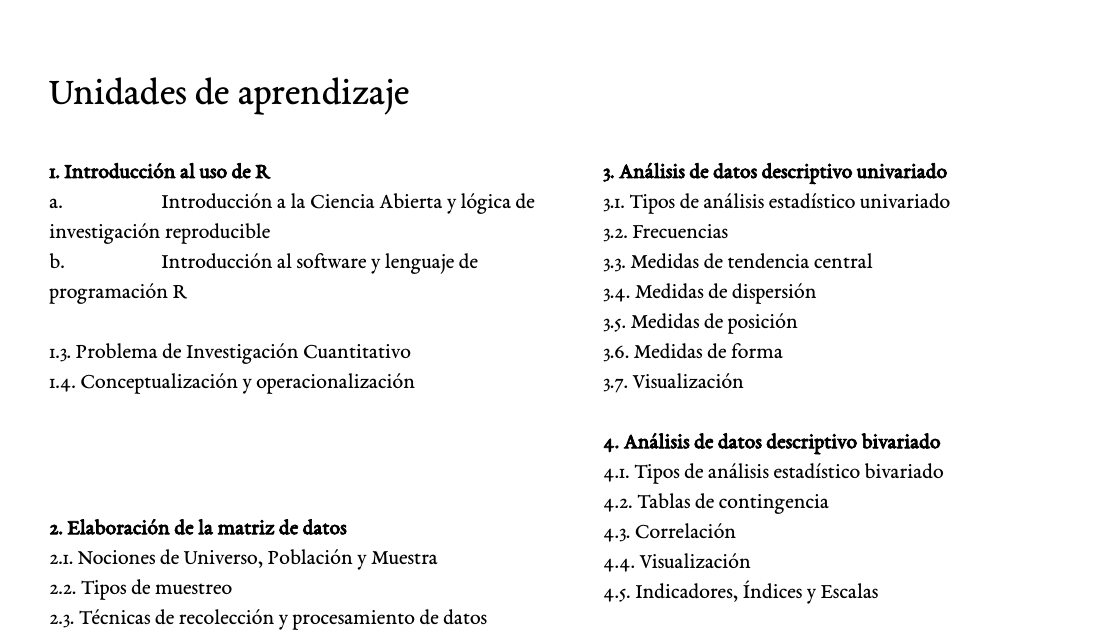
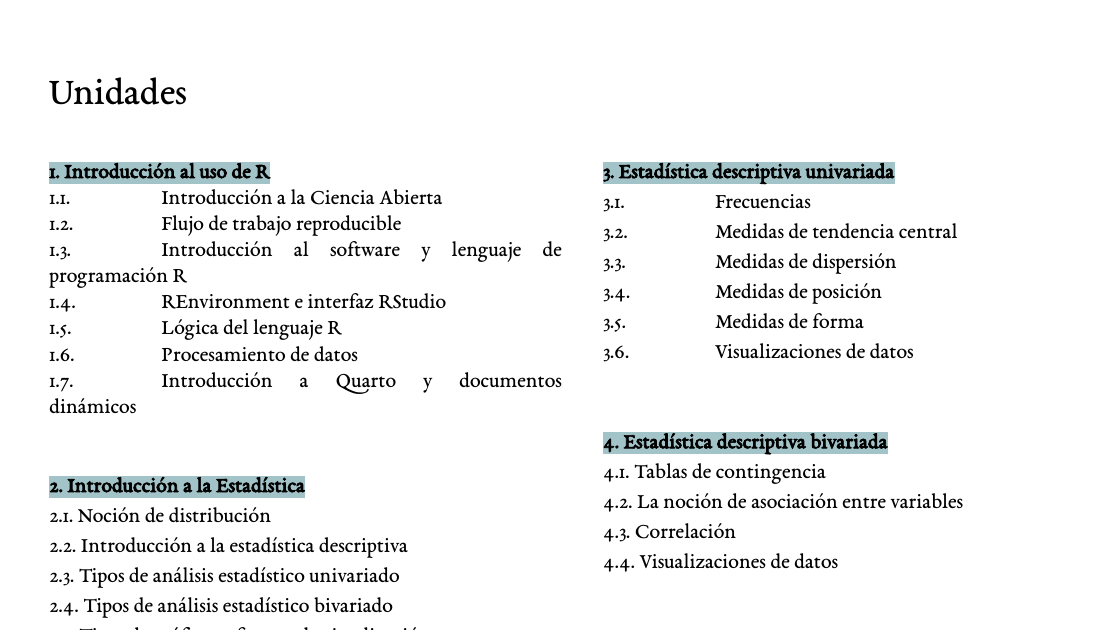
Before and after one commit to KAravena/udp-magister-visualizacion-datos-r, a slide deck: slide 6 of clases/clase_00/clase_00.pptx. Drawn at 1120x630 pixels with LibreOffice and Linux fonts; fonts in the diff are those of the drawing. Boxes give left, top, right and bottom in pixels: in the first picture for what was removed or moved away, otherwise in the second. Text is boxed around its words. In the diff, an @@ line names an element or a change of style, - is before the commit and + after.

```diff
--- a/clases/clase_00/clase_00.pptx
+++ b/clases/clase_00/clase_00.pptx
@@ title at (49,77,187,105): text changed @@
-Unidades de aprendizaje
+Unidades
@@ text at (49,161,269,179): highlight none to #A2C4C9 in "1. Introducción al uso de R" @@
@@ text at (603,161,964,512): text changed @@
-3. Análisis de datos descriptivo univariado
-3.1. Tipos de análisis estadístico univariado
-3.2. Frecuencias
-3.3. Medidas de tendencia central
-3.4. Medidas de dispersión
-3.5. Medidas de posición
-3.6. Medidas de forma
-3.7. Visualización
-4. Análisis de datos descriptivo bivariado
-4.1. Tipos de análisis estadístico bivariado
-4.2. Tablas de contingencia
+3. Estadística descriptiva univariada
+3.1. Frecuencias
+3.2. Medidas de tendencia central
+3.3. Medidas de dispersión
+3.4. Medidas de posición
+3.5. Medidas de forma
+3.6. Visualizaciones de datos
+4. Estadística descriptiva bivariada
+4.1. Tablas de contingencia
+4.2. La noción de asociación entre variables
@@ text at (49,189,562,613): text changed @@
-a. Introducción a la Ciencia Abierta y lógica de investigación reproducible
-b. Introducción al software y lenguaje de programación R
-1.3. Problema de Investigación Cuantitativo
-1.4. Conceptualización y operacionalización
-2. Elaboración de la matriz de datos
-2.1. Nociones de Universo, Población y Muestra
-2.2. Tipos de muestreo
-2.3. Técnicas de recolección y procesamiento de datos
-2.4. Elaboración de una matriz de datos y su libro de códigos
-2.5. Noción de distribución
+1.1. Introducción a la Ciencia Abierta
+1.2. Flujo de trabajo reproducible
+1.3. Introducción al software y lenguaje de programación R
+1.4. REnvironment e interfaz RStudio
+1.5. Lógica del lenguaje R
+1.6. Procesamiento de datos
+1.7. Introducción a Quarto y documentos dinámicos
+2. Introducción a la Estadística
+2.1. Noción de distribución
+2.2. Introducción a la estadística descriptiva
+2.3. Tipos de análisis estadístico univariado
+2.4. Tipos de análisis estadístico bivariado
+2.5. Tipos de gráficos y formas de visualización
@@ text at (603,553,838,572): text changed @@
-4.4. Visualización
-4.5. Indicadores, Índices y Escalas
+4.4. Visualizaciones de datos
```
Also in this commit, not shown: 3 other slides changed, 2 slides added, 2 slides removed, 37 other files.
